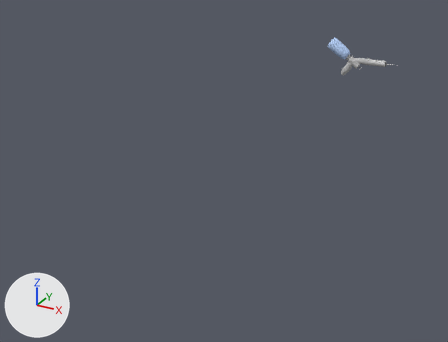
Two versions of the FBX model Game/Assets/Models/Environment/Interactive/Syringe.FBX, one commit apart.
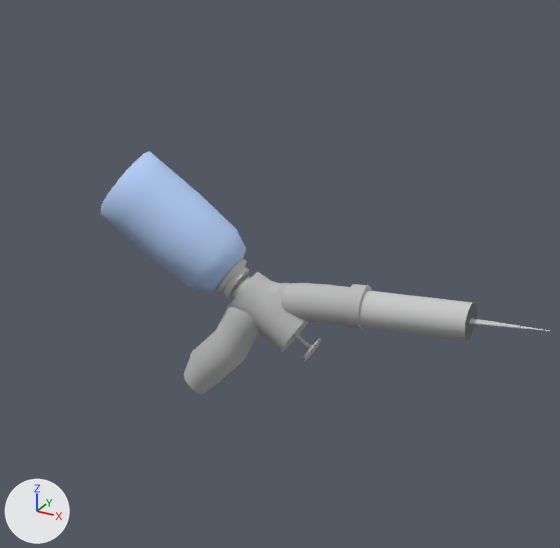
Each version is shown whole from a 50 mm camera at (1.75, -7.03, 1.62) aimed at (-0.32, -3.26, -0.26), then close up on the part from 70% to 89% of the width and 4% to 29% of the height. The axes (+X, +Y, +Z) are drawn at lower left. The lights are the same throughout. Where no turn or scale is listed for an object, it has been applied to the vertices.
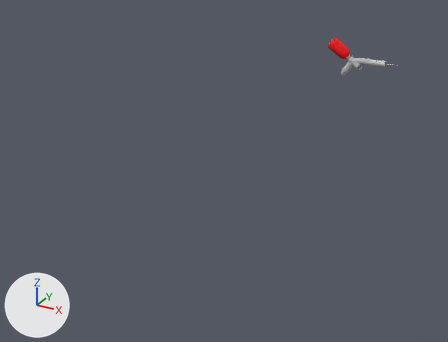
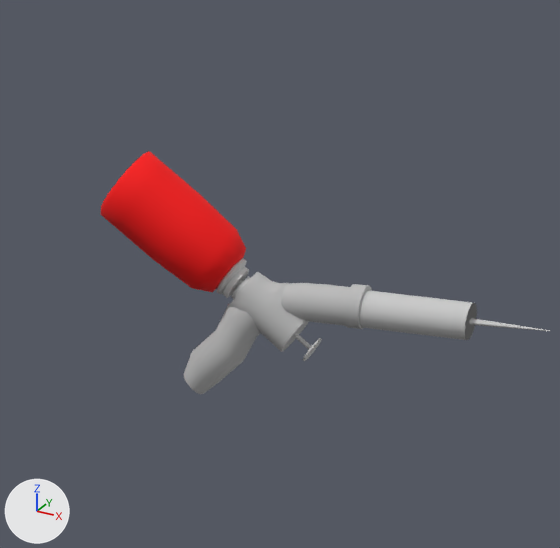
Changed parts and their boxes (x1, y1, x2, y2) in the close-ups (560 x 548 px):
'Cylinder014', recoloured (blue to red)
    both: (101, 151, 246, 292)

The change in detail:
Material 'Szklo' (mat_szklo) changes colour from blue #b4cff7 to red #f70000; in linear values from (0.459, 0.624, 0.933) to (0.933, 0.0, 0.0).
